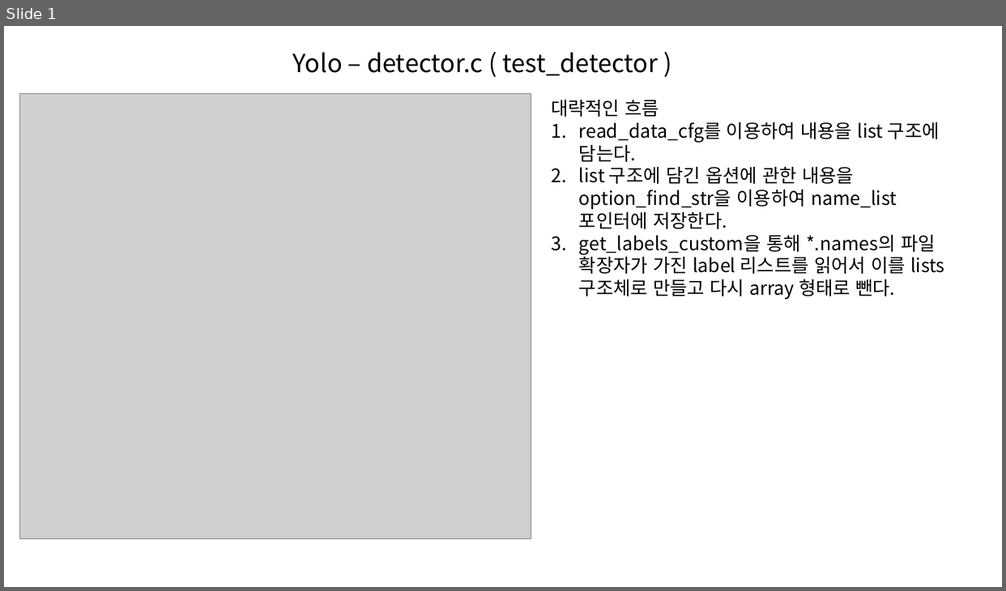
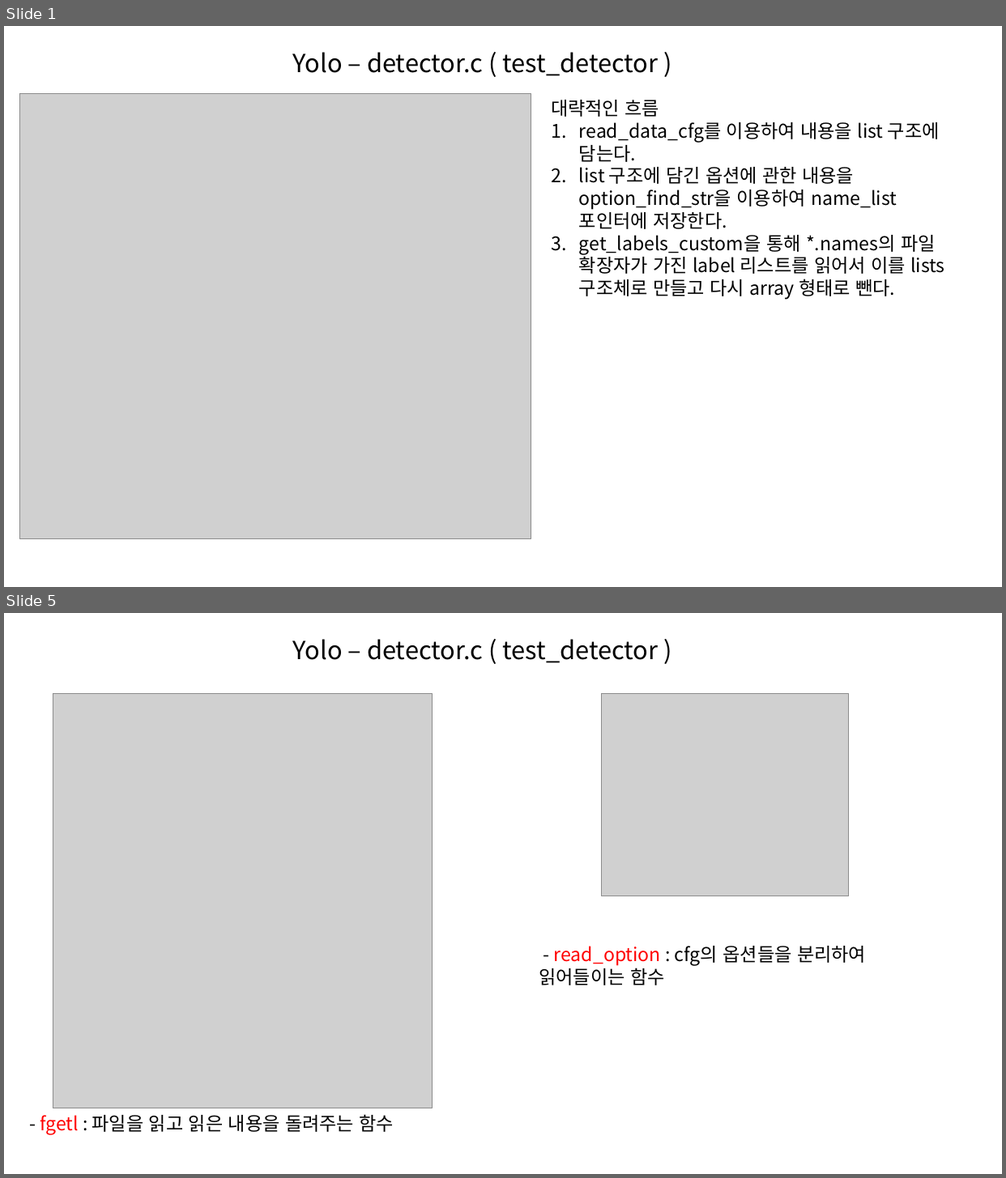
Before and after one commit to hotteock/my_proj, a slide deck: License plate recognition/yolo_code_review/yolo_code_review.pptx. Shown one above the other, each under a label of ours: slide 1 before the commit, slides 1 and 5 after it; the slides between them are not shown. The pictures are 1006x591 and 1006x1178 pixels, drawn with LibreOffice and Linux fonts; fonts in the diff are those of the drawing; grey boxes stand for pictures. Boxes give left, top, right and bottom in pixels: in the first picture for what was removed or moved away, otherwise in the second. Text is boxed around its words. In the diff, an @@ line names an element or a change of style, - is before the commit and + after.

```diff
--- a/License plate recognition/yolo_code_review/yolo_code_review.pptx
+++ b/License plate recognition/yolo_code_review/yolo_code_review.pptx
@@ slide 5 added at (4, 613, 1002, 1174), background #FFFFFF @@
@@ text added at (293, 639, 658, 663), 24 pt, text #000000 @@
+Yolo – detector.c ( test_detector )
@@ picture added at (53, 694, 432, 1109) @@
@@ picture added at (602, 694, 849, 897) @@
@@ text added at (539, 946, 866, 986), 18 pt, text #000000 @@
+- read_option : cfg의 옵션들을 분리하여 읽어들이는 함수
@@ text added at (40, 1114, 394, 1135), 18 pt, text #000000 @@
+- fgetl : 파일을 읽고 읽은 내용을 돌려주는 함수
```
Also in this commit, not shown: 12 other slides added.
